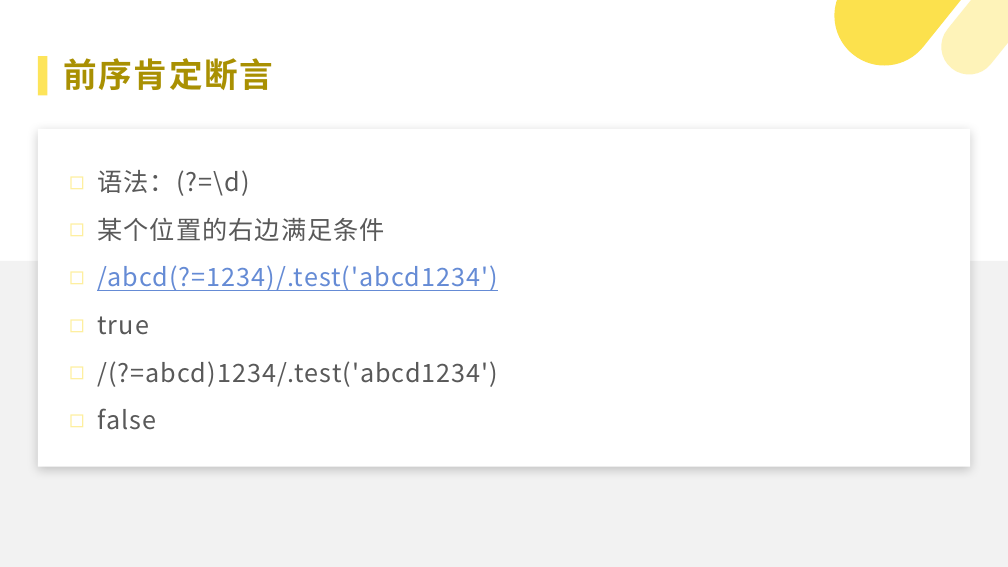
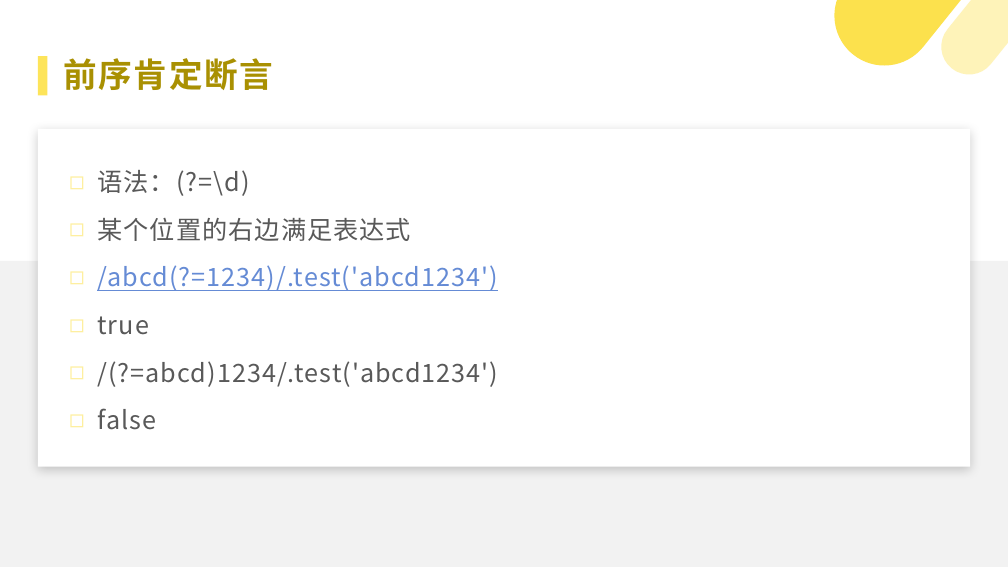
Before and after one commit to 382615666/note, a slide deck: slide 8 of 科普.pptx. Drawn at 1008x567 pixels with LibreOffice and Linux fonts; fonts in the diff are those of the drawing. Boxes give left, top, right and bottom in pixels: in the first picture for what was removed or moved away, otherwise in the second. Text is boxed around its words. In the diff, an @@ line names an element or a change of style, - is before the commit and + after.

```diff
--- a/科普.pptx
+++ b/科普.pptx
@@ text at (97,218,411,241): text changed @@
-◻ 某个位置的右边满足条件
+◻ 某个位置的右边满足表达式
```
Also in this commit, not shown: 10 other slides changed, 8 other files.
